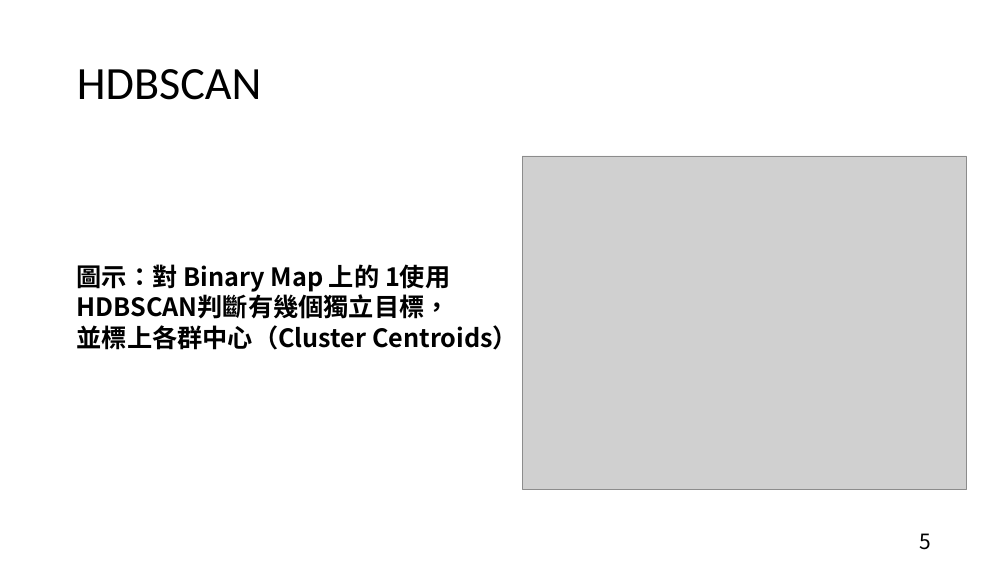
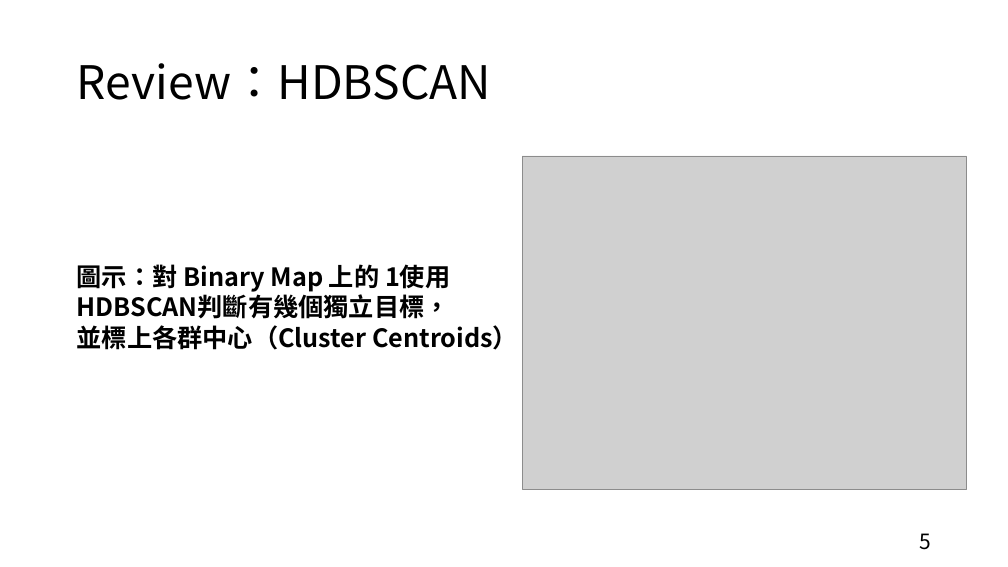
Before and after one commit to hcjohn463/Radar-tracking, a slide deck: slide 5 of proposal/0415/0415.pptx. Drawn at 1008x567 pixels with LibreOffice and Linux fonts; fonts in the diff are those of the drawing; grey boxes stand for pictures. Boxes give left, top, right and bottom in pixels: in the first picture for what was removed or moved away, otherwise in the second. Text is boxed around its words. In the diff, an @@ line names an element or a change of style, - is before the commit and + after.

```diff
--- a/proposal/0415/0415.pptx
+++ b/proposal/0415/0415.pptx
@@ title at (77, 63, 491, 100): text changed; font Calibri to Noto Sans CJK SC @@
-HDBSCAN
+Review：HDBSCAN
```
Also in this commit, not shown: 8 other slides changed, 8 slides added, 2 slides removed, 15 other files.
